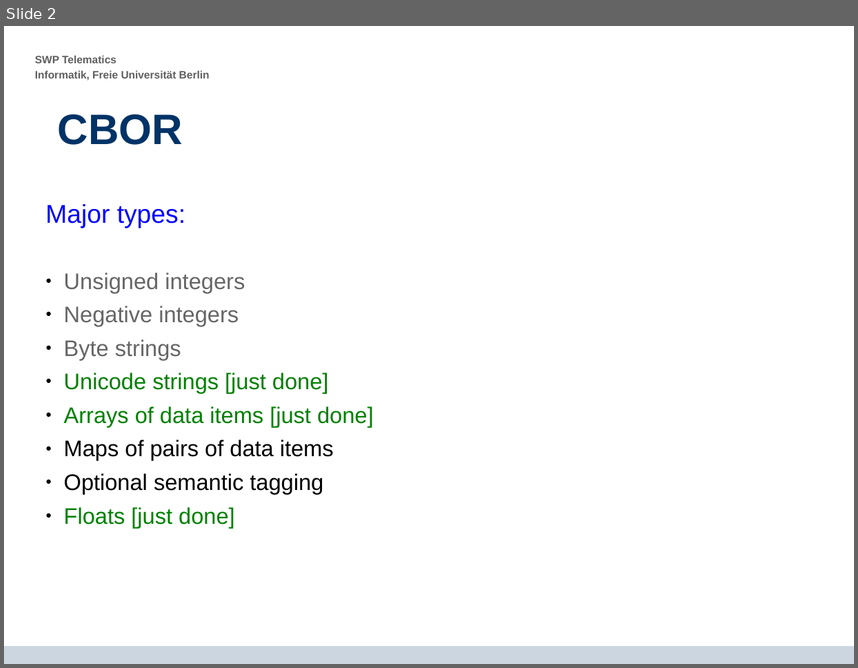
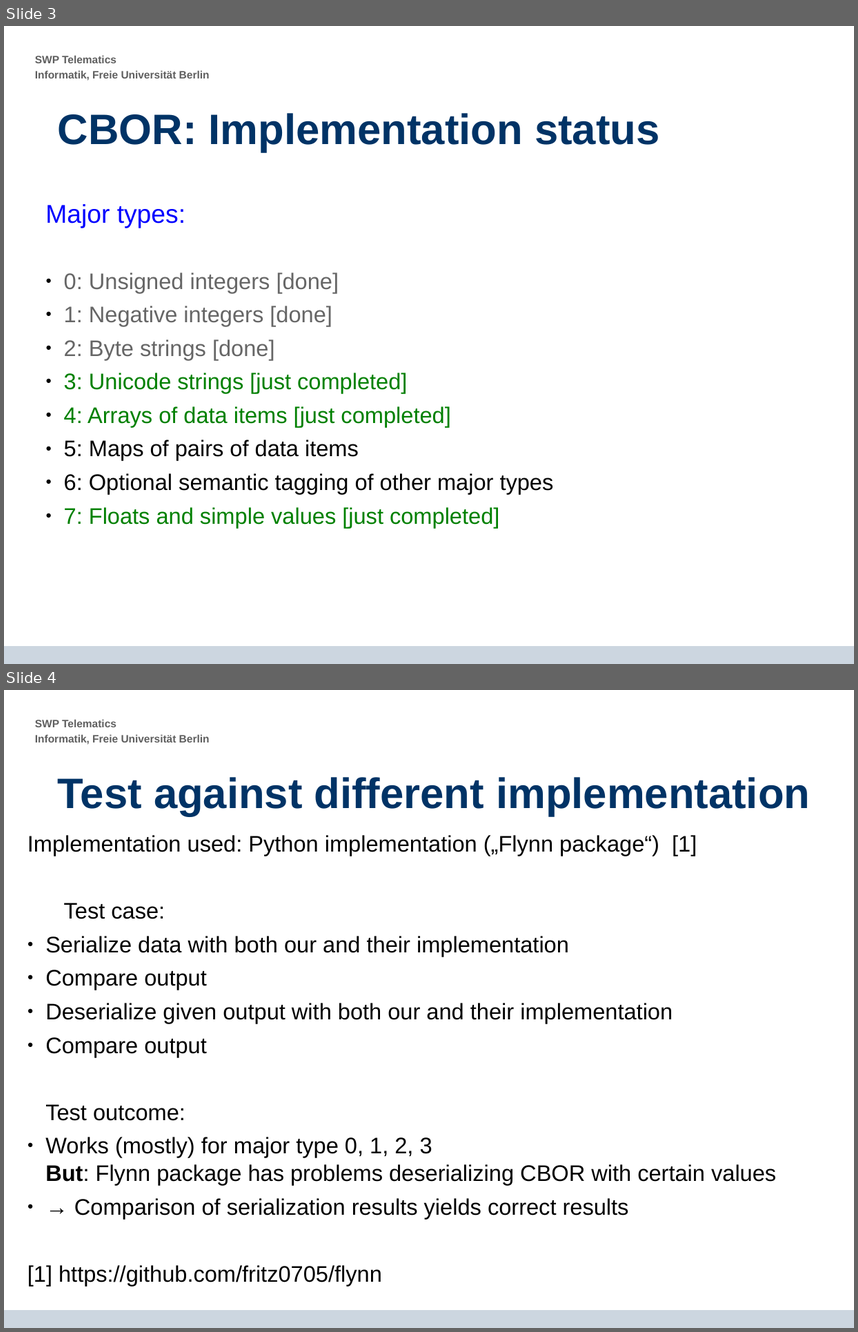
Before and after one commit to krf/cbor-for-riot, a slide deck: CBOR-Presentation_2014-06-17.odp. Shown one above the other, each under a label of ours: slide 2 before the commit, slides 3 and 4 after it. The pictures are 858x668 and 858x1332 pixels, drawn with LibreOffice and Linux fonts; fonts in the diff are those of the drawing; background and template pictures are left out. Boxes give left, top, right and bottom in pixels: in the first picture for what was removed or moved away, otherwise in the second. Text is boxed around its words. In the diff, an @@ line names an element or a change of style, - is before the commit and + after.

```diff
--- a/CBOR-Presentation_2014-06-17.odp
+++ b/CBOR-Presentation_2014-06-17.odp
@@ slide 4 added at bbox=[4, 690, 854, 1328], background #FFFFFF; not listed: 2 template elements that a slide beside it also shows @@
@@ title added at bbox=[58, 777, 810, 816], 39.7 pt, text #003366, bold @@
+Test against different implementation
@@ text added at bbox=[27, 835, 776, 1285], 21 pt, text #000000 @@
+Implementation used: Python implementation („Flynn package“) [1]
+Test case:
+● Serialize data with both our and their implementation
+● Compare output
+● Deserialize given output with both our and their implementation
+● Compare output
+Test outcome:
+● Works (mostly) for major type 0, 1, 2, 3
+  But: Flynn package has problems deserializing CBOR with certain values
+● → Comparison of serialization results yields correct results
+[1] https://github.com/fritz0705/flynn
@@ what was slide 2 is now slide 3 @@
@@ slide 3 changed as well @@
@@ title at bbox=[58, 113, 660, 152]: text changed @@
-CBOR
+CBOR: Implementation status
@@ text at bbox=[64, 272, 554, 528]: text changed @@
-  ● Unsigned integers
-  ● Negative integers
-  ● Byte strings
-  ● Unicode strings [just done]
-  ● Arrays of data items [just done]
-  ● Maps of pairs of data items
-  ● Optional semantic tagging
-  ● Floats [just done]
+  ● 0: Unsigned integers [done]
+  ● 1: Negative integers [done]
+  ● 2: Byte strings [done]
+  ● 3: Unicode strings [just completed]
+  ● 4: Arrays of data items [just completed]
+  ● 5: Maps of pairs of data items
+  ● 6: Optional semantic tagging of other major types
+  ● 7: Floats and simple values [just completed]
```
Also in this commit, not shown: 4 other slides changed, 3 other slides added, 1 slide removed.
